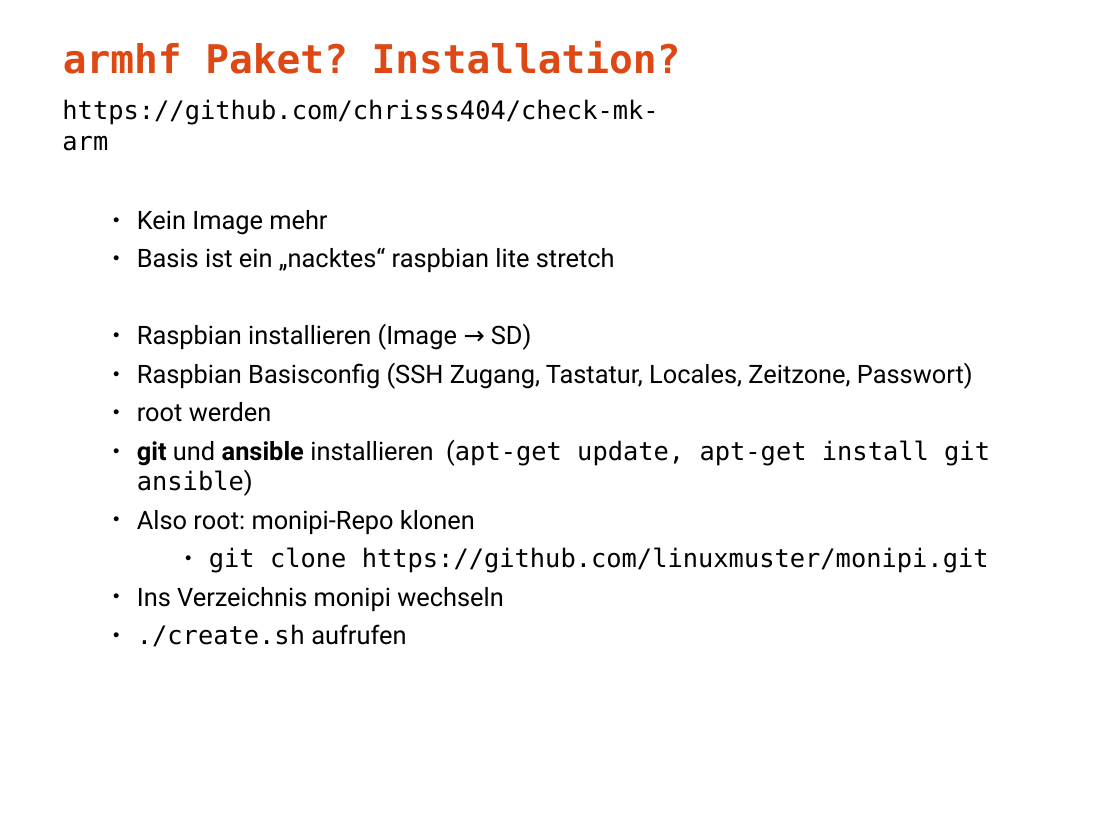
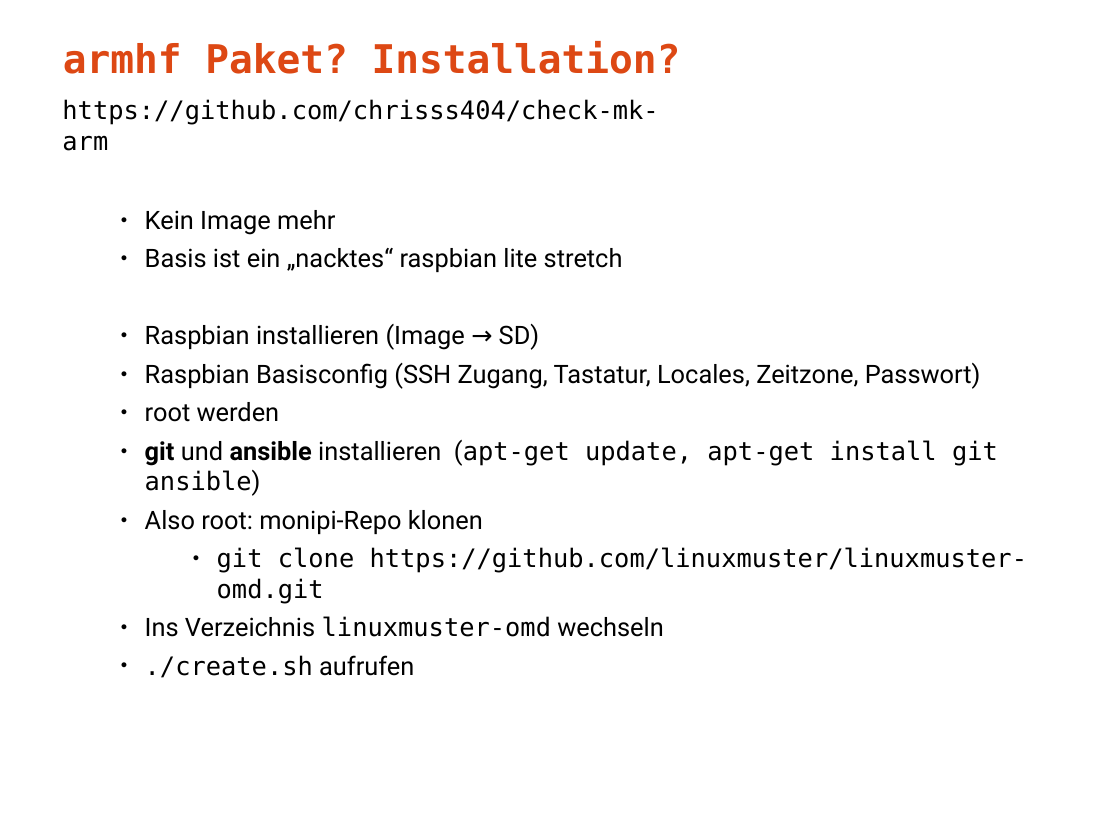
Before and after one commit to ironiemix/lfb-monipi2019, a slide deck: slide 2 of 001_raspberry_als_monitoringserver.odp. Drawn at 1120x840 pixels with LibreOffice and Linux fonts; fonts in the diff are those of the drawing. Boxes give left, top, right and bottom in pixels: in the first picture for what was removed or moved away, otherwise in the second. Text is boxed around its words. In the diff, an @@ line names an element or a change of style, - is before the commit and + after.

```diff
--- a/001_raspberry_als_monitoringserver.odp
+++ b/001_raspberry_als_monitoringserver.odp
@@ text "Kein Image mehr": place and size @@
-text "Kein Image mehr" at <box>137,210,990,647</box>
+text "Kein Image mehr" at <box>145,210,1027,678</box>
@@ text at <box>145,547,1027,637</box>: text changed @@
-      ● git clone https://github.com/linuxmuster/monipi.git
-● Ins Verzeichnis monipi wechseln
+      ● git clone https://github.com/linuxmuster/linuxmuster-omd.git
+● Ins Verzeichnis linuxmuster-omd wechseln
```
Also in this commit, not shown: 1 other file.
